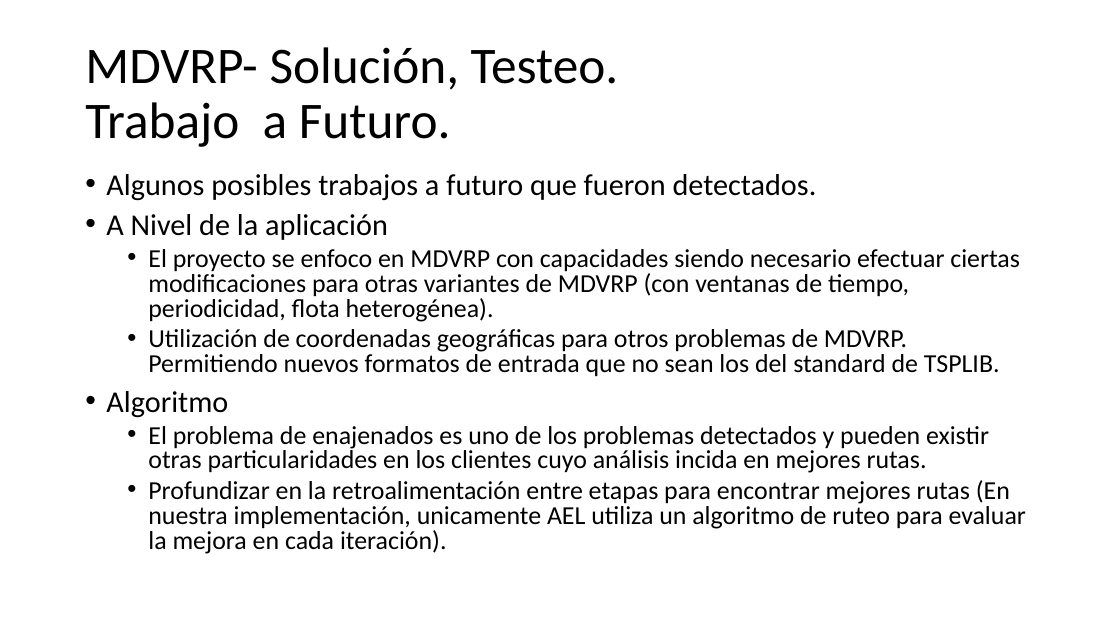
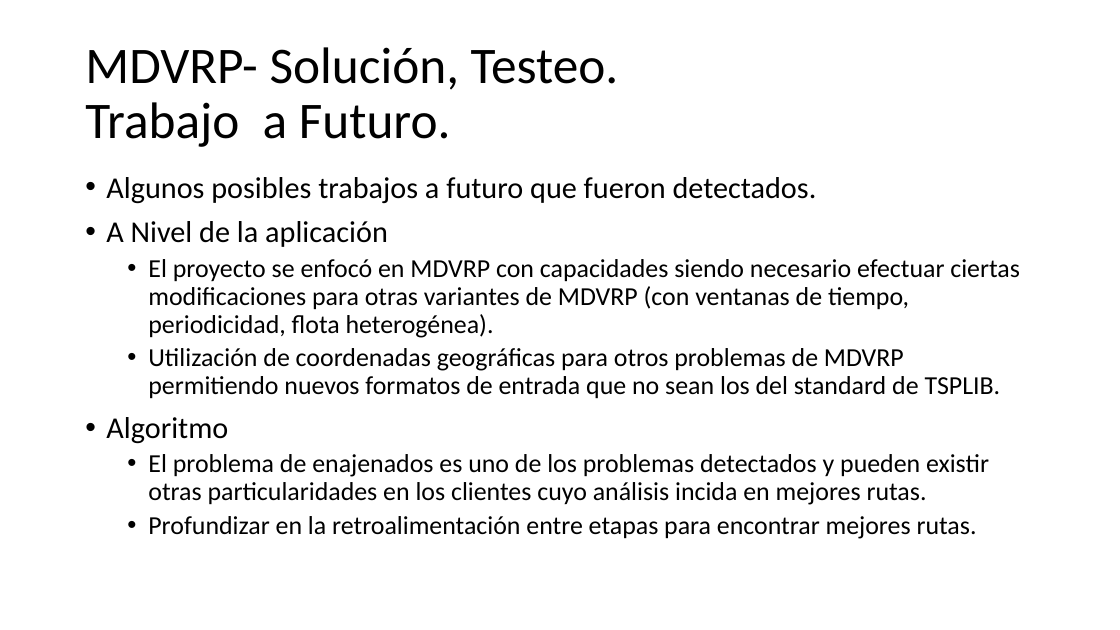
Before and after one commit to urubusale/proyvrp, a slide deck: slide 23 of Version/Documentación/MDVRP.pptx. Drawn at 1120x630 pixels with LibreOffice and Linux fonts; fonts in the diff are those of the drawing. Boxes give left, top, right and bottom in pixels: in the first picture for what was removed or moved away, otherwise in the second. Text is boxed around its words. In the diff, an @@ line names an element or a change of style, - is before the commit and + after.

```diff
--- a/Version/Documentación/MDVRP.pptx
+++ b/Version/Documentación/MDVRP.pptx
@@ text at bbox=[106, 177, 989, 505]: line spacing 0.8 to 0.9 @@
@@ text at bbox=[148, 259, 1020, 399]: text changed @@
-  • El proyecto se enfoco en MDVRP con capacidades siendo necesario efectuar ciertas modificaciones para otras variantes de MDVRP (con ventanas de tiempo, periodicidad, flota heterogénea).
-  • Utilización de coordenadas geográficas para otros problemas de MDVRP. Permitiendo nuevos formatos de entrada que no sean los del standard de TSPLIB.
+  • El proyecto se enfocó en MDVRP con capacidades siendo necesario efectuar ciertas modificaciones para otras variantes de MDVRP (con ventanas de tiempo, periodicidad, flota heterogénea).
+  • Utilización de coordenadas geográficas para otros problemas de MDVRP permitiendo nuevos formatos de entrada que no sean los del standard de TSPLIB.
@@ text at bbox=[148, 516, 977, 539]: text changed @@
-  • Profundizar en la retroalimentación entre etapas para encontrar mejores rutas (En nuestra implementación, unicamente AEL utiliza un algoritmo de ruteo para evaluar la mejora en cada iteración).
+  • Profundizar en la retroalimentación entre etapas para encontrar mejores rutas.
```
Also in this commit, not shown: 10 other slides changed, 1 slide added, 1 slide removed.
